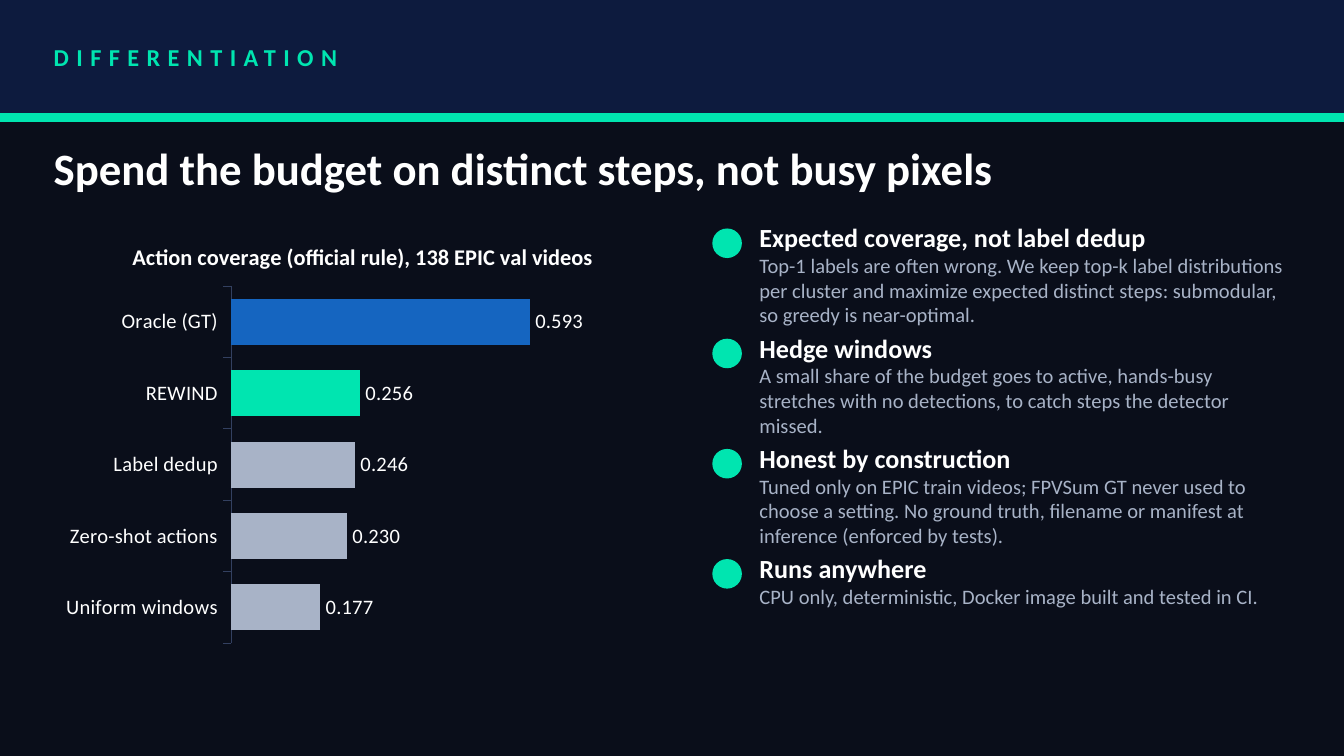
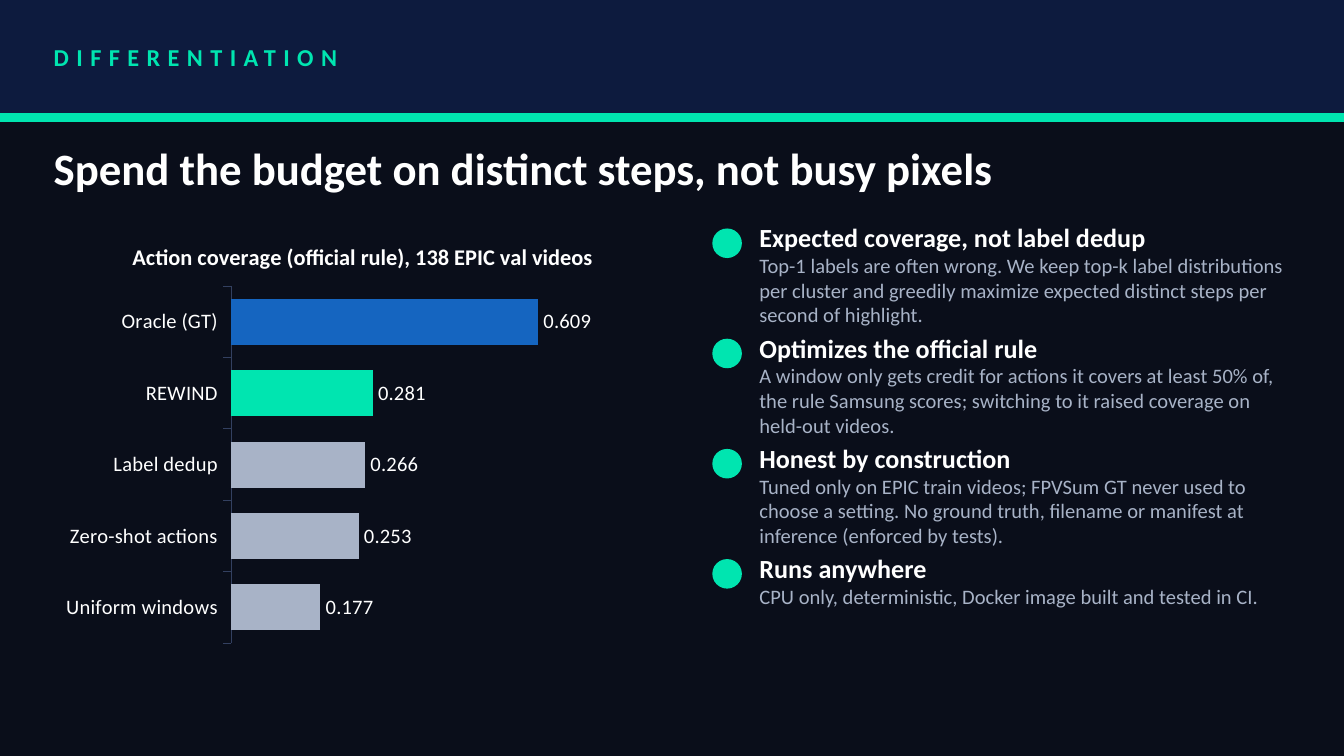
Before and after one commit to prakartii/samsung-xr-hackathon, a slide deck: slide 6 of docs/VITVellore_Nexus.pptx. Drawn at 1344x756 pixels with LibreOffice and Linux fonts; fonts in the diff are those of the drawing. Boxes give left, top, right and bottom in pixels: in the first picture for what was removed or moved away, otherwise in the second. Text is boxed around its words. In the diff, an @@ line names an element or a change of style, - is before the commit and + after.

Commit message:
Make the README, deck and demo match the code and the E1 results
Deck: no hedge-window claim (hedge.share is 0), no audio signal (off), no
submodularity guarantee (doesn't hold under the 50% capture rule); one
point now explains that windows are chosen under the official rule. Demo
pipeline card drops audio. Numbers come from the E1 report run and the
ablation tables regenerated under the E1 config. Latency re-measured on
the current config with an empty cache (41.0 s CPU per video minute,
i7-13700H, 4 videos) into results/latency_2026-11-21.csv. README states
that identical JSON needs identical video bytes.

```diff
--- a/docs/VITVellore_Nexus.pptx
+++ b/docs/VITVellore_Nexus.pptx
@@ bar chart at box(54, 222, 672, 652) @@
-Series 1: 0.177, 0.23, 0.246, 0.256, 0.593
+Series 1: 0.177, 0.253, 0.266, 0.281, 0.609
@@ text at box(759, 258, 1283, 326): text changed @@
-Top-1 labels are often wrong. We keep top-k label distributions per cluster and maximize expected distinct steps: submodular, so greedy is near-optimal.
+Top-1 labels are often wrong. We keep top-k label distributions per cluster and greedily maximize expected distinct steps per second of highlight.
@@ text at box(759, 339, 1273, 433): text changed @@
-Hedge windows
-A small share of the budget goes to active, hands-busy stretches with no detections, to catch steps the detector missed.
+Optimizes the official rule
+A window only gets credit for actions it covers at least 50% of, the rule Samsung scores; switching to it raised coverage on held-out videos.
```
Also in this commit, not shown: 4 other slides changed, 9 other files.
